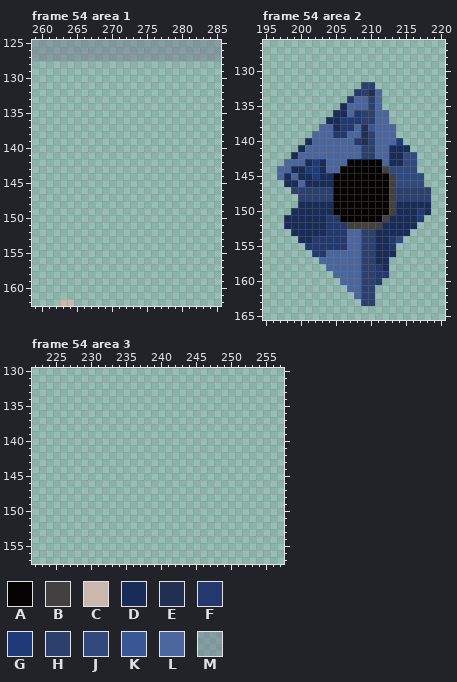
Two states of a pixel-art file, projetZelda/assets/aseprite/donjon.aseprite. The picture above was drawn from the file before the commit.
360x360 pixels, 57 frames. Colours within 5 levels of each other are drawn and written as one. Shown: frame 54 area 1: x 259..285, y 125..162; frame 54 area 2: x 195..220, y 126..165; frame 54 area 3: x 222..257, y 130..157.
Visible layers, top first: "Layer 2" opacity 42%, "Layer 1".
Palette (. is transparent): A #050403  B #424040  C #cab7ae  D #182c57  E #213050  F #23396e  G #1e3b77  H #2b406d  J #314a7d  K #395795  L #4b669c  M #6e71886a
Pixels before, frame 54 area 1, first column x 259:
125 MMMMMMMMMMMMMMMMMMMMMMMMMMM
126 MMMMMMMMMMMMMMMMMMMMMMMMMMM
127 MMMMMMMMMMMMMMMMMMMMMMMMMMM
128 ...........................
129 ...........................
130 ...........................
131 ...........................
132 ...........................
133 ...........................
134 ...........................
135 ...........................
136 ...........................
137 ...........................
138 ...........................
139 ...........................
140 ...........................
141 ...........................
142 ...........................
143 ...........................
144 ...........................
145 ...........................
146 ...........................
147 ...........................
148 ...........................
149 ...........................
150 ...........................
151 ...........................
152 ...........................
153 ...........................
154 ...........................
155 ...........................
156 ...........................
157 ...........................
158 ...........................
159 ...........................
160 ...........................
161 ...........................
162 ....CC.....................
Pixels before, frame 54 area 2, first column x 197:
132 ............HH........
133 ...........FHEL.......
134 ..........FLLHL.......
135 .........DLLLHL.......
136 ........DDLFHHLL......
137 .......DDGFFHHLL......
138 ......LLDFFLEKLLL.....
139 .....LLLFFLLEHLLL.....
140 ....DLLLLLLFEHLLLG....
141 ...DLLLLLLLLHHLLDDD...
142 ..DLLLLLLLLLHHLLDDJJ..
143 .LLLDGDLLLAAAAALDDJJ..
144 LLDDGGDLLAAAAAABJJJJ..
145 LDLDDGDDAAAAAAAABJJJJ.
146 .DDLDDDDAAAAAAAABJJJJ.
147 ..HHHHHHAAAAAAAABHHHHH
148 ...HHHHHAAAAAAAABHHHHH
149 ...DDDDDAAAAAAAABDDDDD
150 ..DDDDDDAAAAAAAABDDDGD
151 .DDDDDDFFAAAAAABDDDDG.
152 .DDDDDDFFFBBBBBDDDDD..
153 ..DDDDDFFFLLHHDDDDD...
154 ...DDFFFFFLLHHDDFJ....
155 ....FFFFFFLLHHDDF.....
156 .....FFLLLLLHHDDD.....
157 ......LLLLLLHHDD......
158 .......LLLLLHHFD......
159 ........LLLLHHFF......
160 .........LLLHHF.......
161 ..........LLHH........
162 ...........LHH........
163 ............HH........
The same view after the edit:
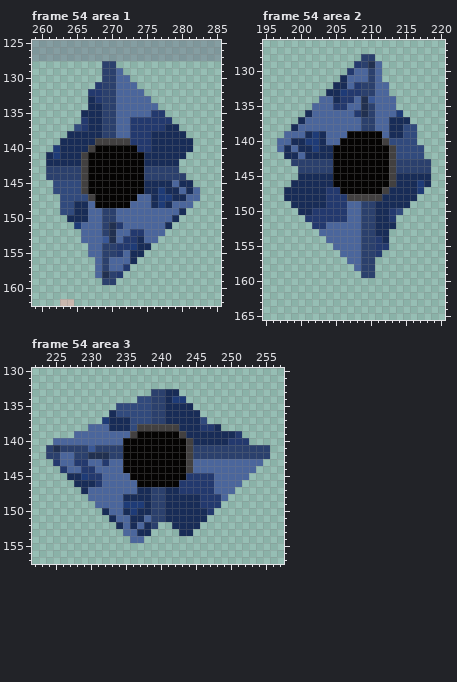
Changes in this commit:
Changed rows in their new state; - is an unchanged pixel.
Frame 54 area 1, layer "Layer 1":
first column x 261:
128 --------HH------------
129 --------HHL-----------
130 --------HHLL----------
131 -------FHHLLL---------
132 ------FFHHLLLL--------
133 ------DFHHLLLLL-------
134 ------DDHHLLLLLL------
135 -----DDDHHLLLLLFF-----
136 -----FDDHHLLFFFFFF----
137 ----JFDDHHLLFFFFFDD---
138 ---DDDDDHHLLFFFDDDDD--
139 --DDDDDBBBBBFFFDDDDDD-
140 -GDDDDBAAAAAAFFDDDDDD-
141 DGDDDBAAAAAAAADDDDDD--
142 DDDDDBAAAAAAAADDDDD---
143 HHHHHBAAAAAAAAHHHHH---
144 HHHHHBAAAAAAAAHHHHHH--
145 -JJJJBAAAAAAAADDDDLDD-
146 -JJJJBAAAAAAAADDGDDLDL
147 --JJJJBAAAAAALLDGGDDLL
148 --JJDDLAAAAALLLDGDLLL-
149 --JJDDLLHHLLLLLLLLLD--
150 ---DDDLLHHLLLLLLLLD---
151 ----GLLLHEFLLLLLLD----
152 -----LLLHELLFFLLL-----
153 -----LLLKELFFDLL------
154 ------LLHHFFGDD-------
155 ------LLHHFLDD--------
156 -------LHLLLD---------
157 -------LHLLF----------
158 -------LEHF-----------
159 --------HH------------
Frame 54 area 2, layer "Layer 1":
first column x 197:
128 ------------HH--------
129 -----------FHEL-------
130 ----------FLLHL-------
131 ---------DLLLHL-------
132 --------DDLF--LL------
133 -------DDGF--H-L------
134 ------LLDF--EK-LL-----
135 -----LLLFF--E--LL-----
136 ----DLLLLL--E---LG----
137 ---DLLLLLLLL----DDD---
138 --DLLL--LLL-HH--DDJJ--
139 -LLLDGD-LLAAAAA-DDJJ--
140 LLDDGGD--AAAAAABJJJJ--
141 LDL-DGDDAAAAAAAABJJJJ-
142 -D--DDDDAAAAAAAABJ--J-
143 -.HHHHHHAA-----ABHHHHH
144 ...HHHHHA------ABHHHHH
145 ...--D-----------DDDDD
146 -.-D-------------DDDGD
147 -DDDDDDFF------BDDDDG.
148 -DDDDDDFFFBBBBBDDDDD..
149 --D----FFFLLHHDDD--...
150 --.--FFFFFLLHHDDFJ....
151 -...FFF--FLLHHDDF....-
152 -....FFLLLLLHHD--...--
153 --....LLLL------...---
154 ---....LLL----F-..----
155 ----....LL----FF.-----
156 -----....-----F..-----
157 ------....----..------
158 -------....---..------
159 --------....--..------
160 ---------......-------
161 ----------....--------
162 -----------...--------
163 ------------..--------
Frame 54 area 3, layer "Layer 1":
first column x 224:
133 ---------------HHDD-------------
134 -------------JJHHDGG------------
135 ----------JJJJJHHDDDD-----------
136 ---------DJJJJJHHDDDDD----------
137 --------GDDDJJJHHDDDDDJ---------
138 ------LLLDDDJBBBBBBDDDFFD-------
139 ----LLLLLLLLBAAAAAABDDDDDDDF----
140 -LLLLLLLLLLAAAAAAAAABDDDDDFFF---
141 HEHHHHKHHHHAAAAAAAAABHHHHHHHHHHH
142 HHLLHHEEEHHAAAAAAAAABHHHHHHHHHHH
143 -FLLFFLLFLLAAAAAAAAABLLLLLLLLLL-
144 --FLLFFLLLLAAAAAAAAABLLLLLLLLL--
145 ---DDGFFLLLLAAAAAAAAFFFFLLLLL---
146 ----DDDFLLLLLAAAAAAFFFFFLLLL----
147 -----DLLLLLLLDDHHDDFFFFFLLL-----
148 ------LLLLLDDDDHHDDDDDFFFL------
149 -------LLLLGGGDHHDDDDDFFF-------
150 --------DLLDGDDHHDDDDDDF--------
151 ---------DLLDDLHHDDDDDD---------
152 ----------DLDLDH--DDDD----------
153 -----------LLDD----DD-----------
154 ------------LL------------------
Pixel boxes of the changes (left, top, right, bottom) in both pictures:
added: (46, 61, 200, 285)
changed: (277, 54, 431, 306)
added: (46, 389, 270, 543)
